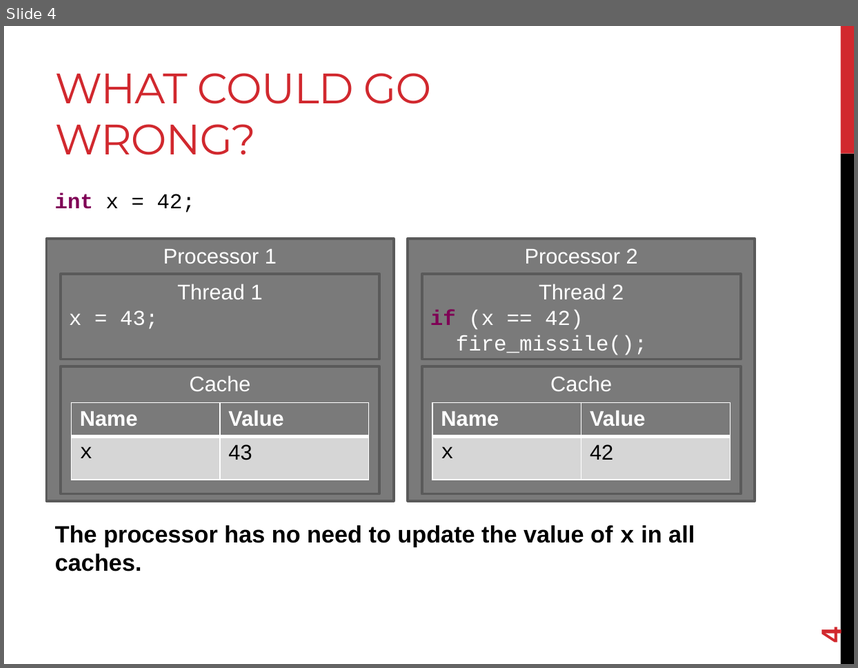
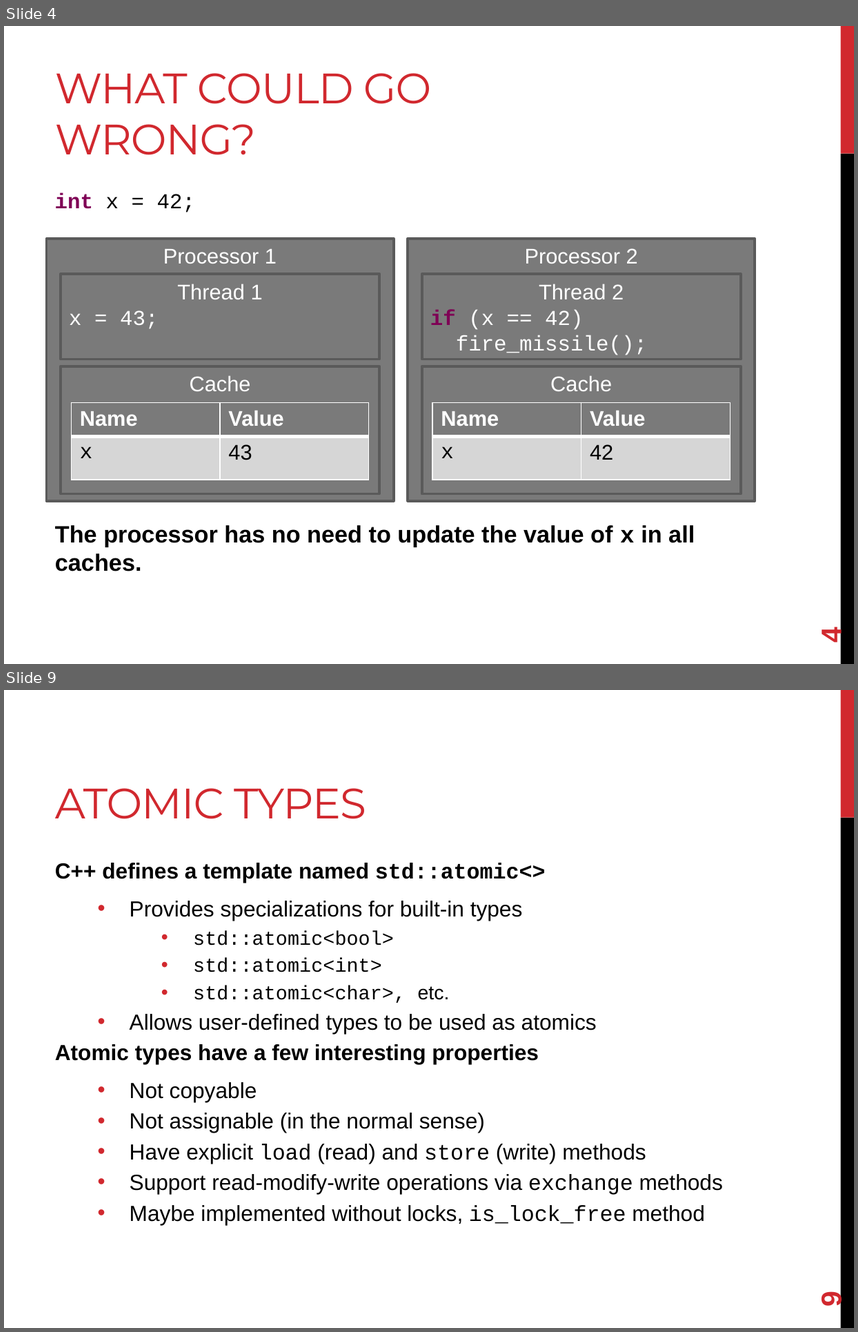
Before and after one commit to joshpeterson/DevelopingConcurrentSoftware, a slide deck: Lectures/Atomics/Atomics.pptx. Shown one above the other, each under a label of ours: slide 4 before the commit, slides 4 and 9 after it; the slides between them are not shown. The pictures are 858x668 and 858x1332 pixels, drawn with LibreOffice and Linux fonts; fonts in the diff are those of the drawing. Boxes give left, top, right and bottom in pixels: in the first picture for what was removed or moved away, otherwise in the second. Text is boxed around its words. In the diff, an @@ line names an element or a change of style, - is before the commit and + after.

Commit message:
Update the atomics lecture
* Add incformation about the memory model
* Define the std::atomic template
* Provide an example checking for lock-free status of an atomic

```diff
--- a/Lectures/Atomics/Atomics.pptx
+++ b/Lectures/Atomics/Atomics.pptx
@@ slide 9 added at [4, 690, 854, 1328], background #FFFFFF; not listed: 2 template elements that a slide beside it also shows @@
@@ title added at [55, 788, 366, 819], 36 pt, text #D1282E @@
+ATOMIC TYPES
@@ text added at [55, 862, 723, 1224], 18.5 pt, text #000000 @@
+C++ defines a template named std::atomic<>
+  • Provides specializations for built-in types
+    • std::atomic<bool>
+    • std::atomic<int>
+    • std::atomic<char>, etc.
+  • Allows user-defined types to be used as atomics
+Atomic types have a few interesting properties
+  • Not copyable
+  • Not assignable (in the normal sense)
+  • Have explicit load (read) and store (write) methods
+  • Support read-modify-write operations via exchange methods
+  • Maybe implemented without locks, is_lock_free method
@@ page number added at [815, 1292, 847, 1307], 24 pt, text #D1282E, bold @@
+9
```
Also in this commit, not shown: 2 slides changed, 2 other slides added, 12 other files.
